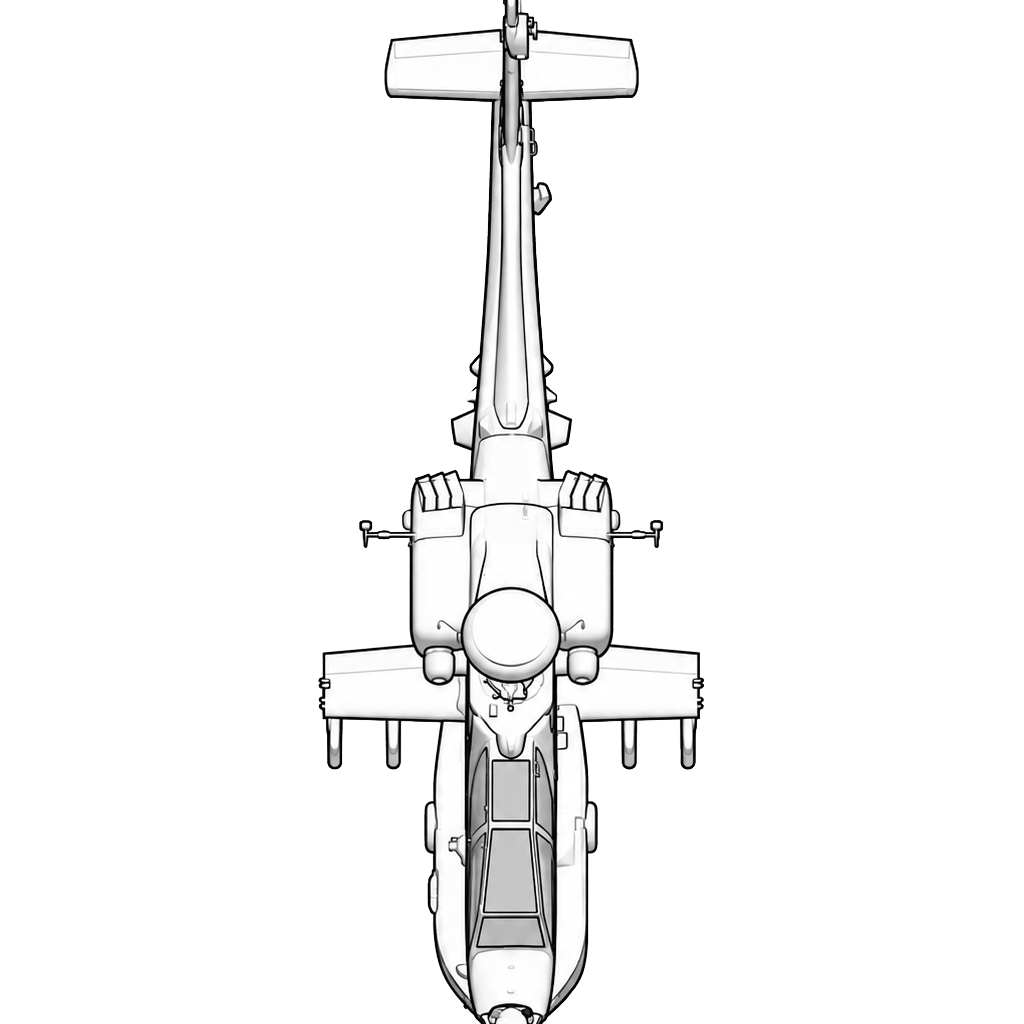
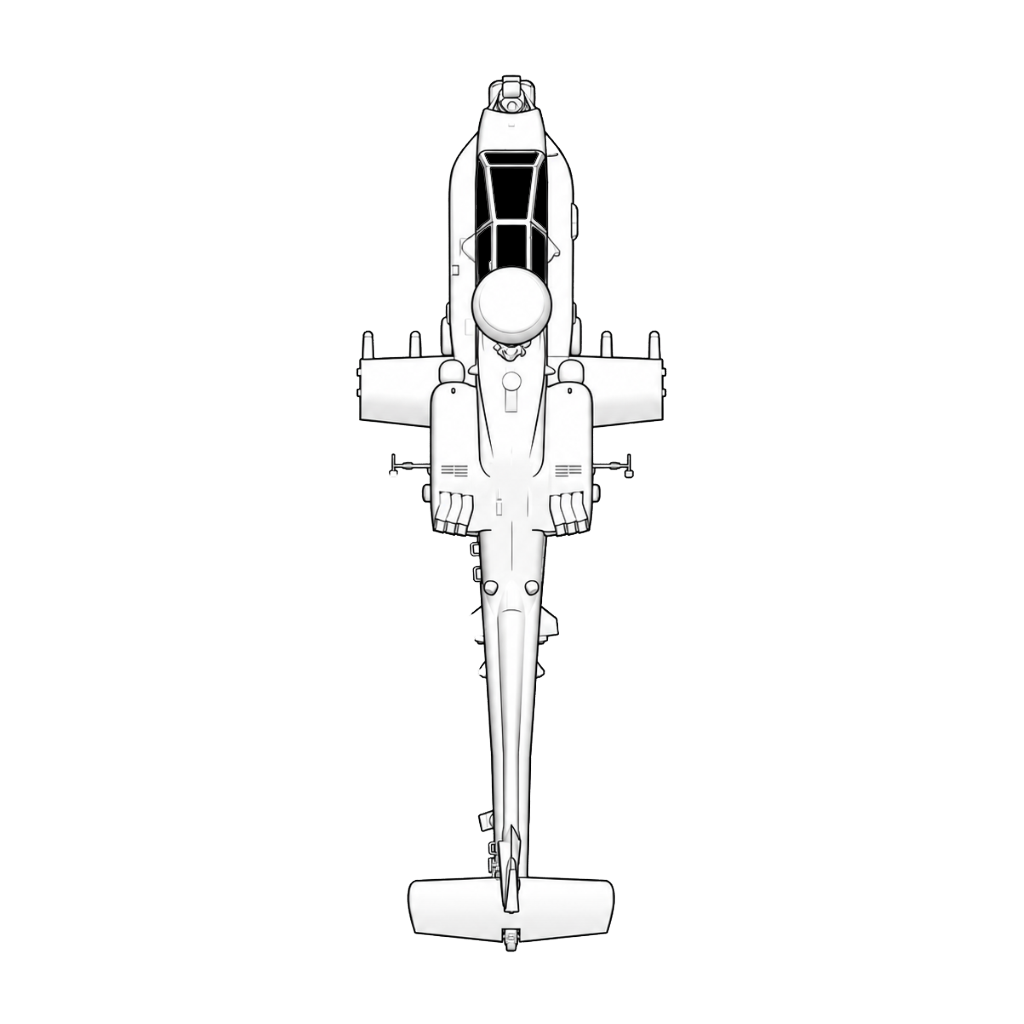
Layer changes from the first 1024 × 1024 image to the second:
added group "NORTH" with 6 layers above "EAST" over [318, 0, 704, 1024]
added layer "Glass" in group "NORTH" over [476, 153, 547, 281]
added layer "Layer 2" in group "NORTH" over [349, 68, 674, 960]
moved "Layer 1" into group "SOUTH", painted on it over [318, 0, 704, 1024]
